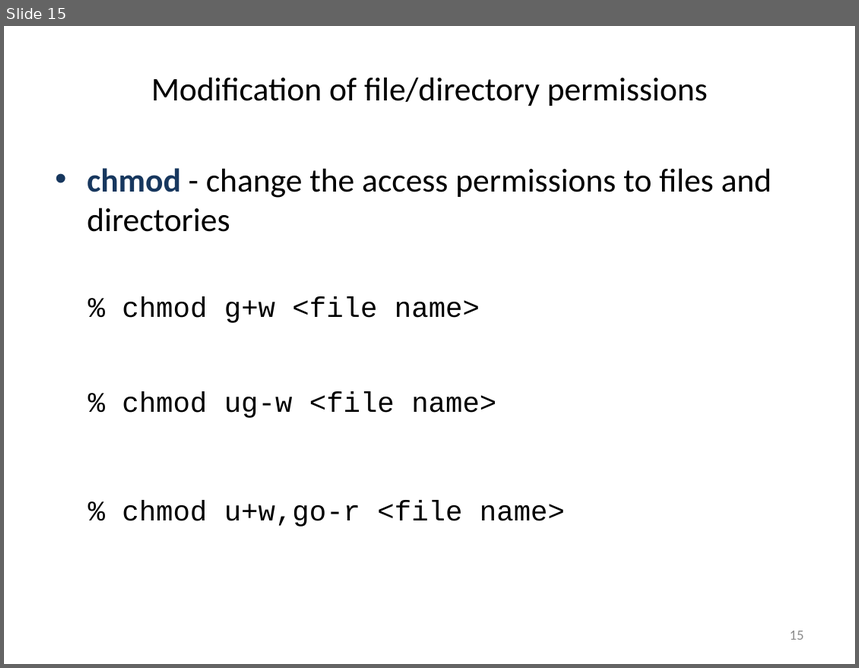
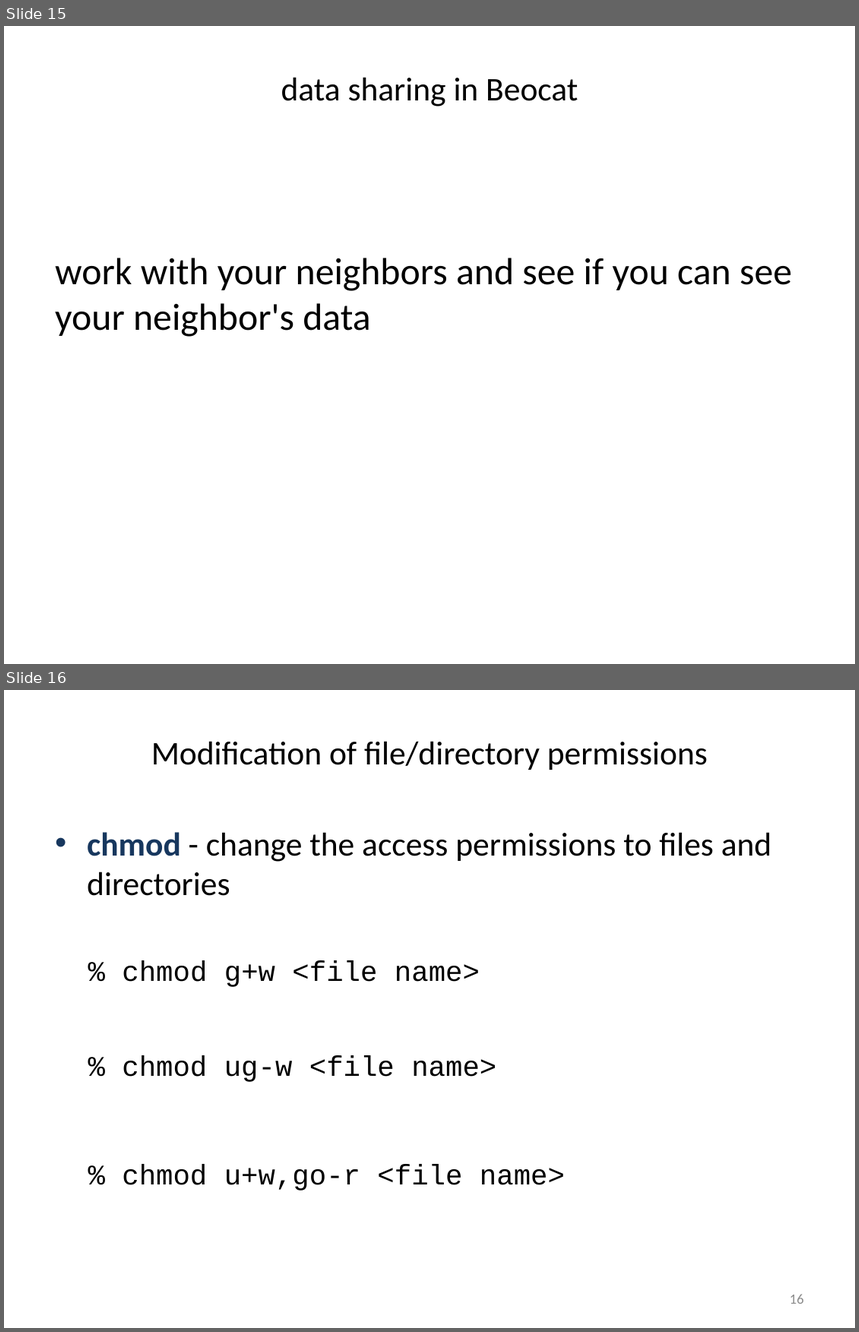
Before and after one commit to ravinpoudel/PLPTH813Bioinformatics, a slide deck: labs/lab02_unix.pptx. Shown one above the other, each under a label of ours: slide 15 before the commit, slides 15 and 16 after it. The pictures are 859x668 and 859x1332 pixels, drawn with LibreOffice and Linux fonts; fonts in the diff are those of the drawing. Boxes give left, top, right and bottom in pixels: in the first picture for what was removed or moved away, otherwise in the second. Text is boxed around its words. In the diff, an @@ line names an element or a change of style, - is before the commit and + after.

```diff
--- a/labs/lab02_unix.pptx
+++ b/labs/lab02_unix.pptx
@@ slide 15 added at (4, 26, 855, 664), background #FFFFFF @@
@@ title added at (281, 77, 578, 107), 28 pt, text #000000 @@
+data sharing in Beocat
@@ text added at (55, 258, 792, 337), 32 pt, text #000000 @@
+work with your neighbors and see if you can see your neighbor's data
@@ what was slide 15 is now slide 16 @@
@@ page number at (790, 1294, 804, 1304): text changed @@
-15
+16
```
